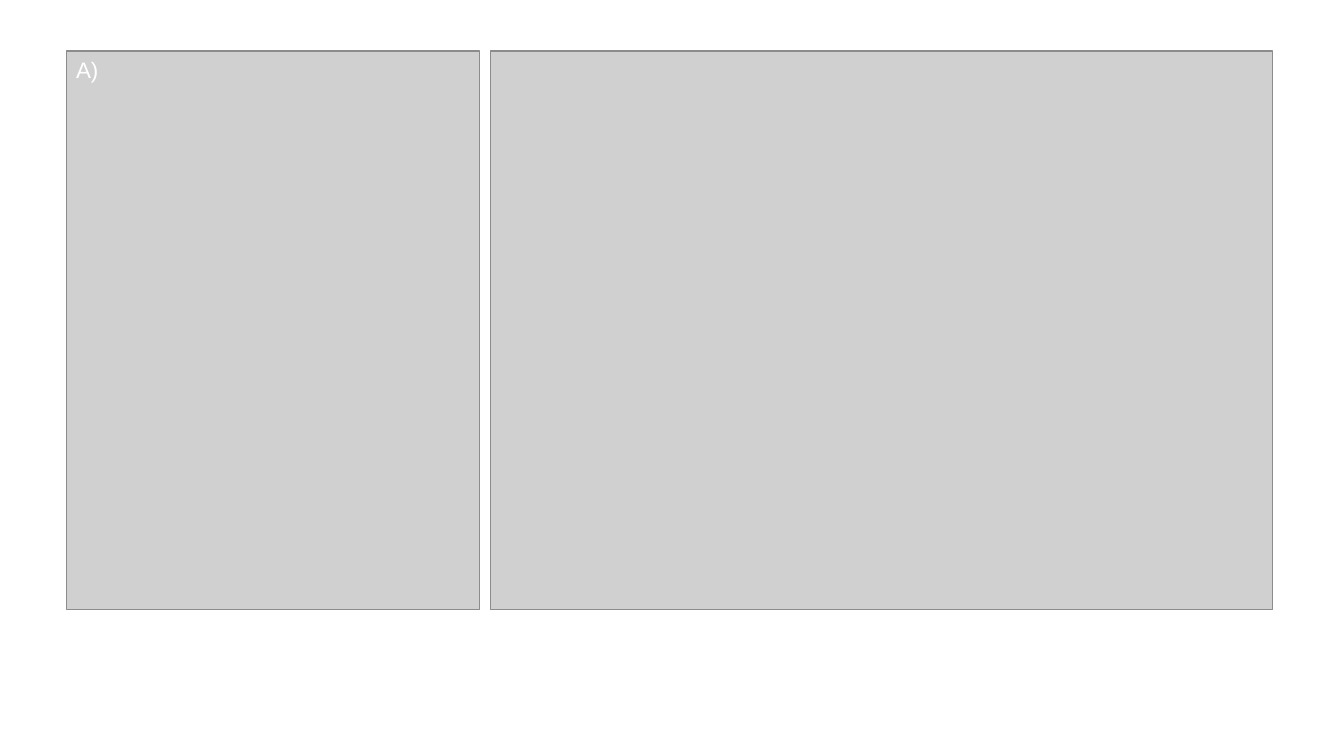
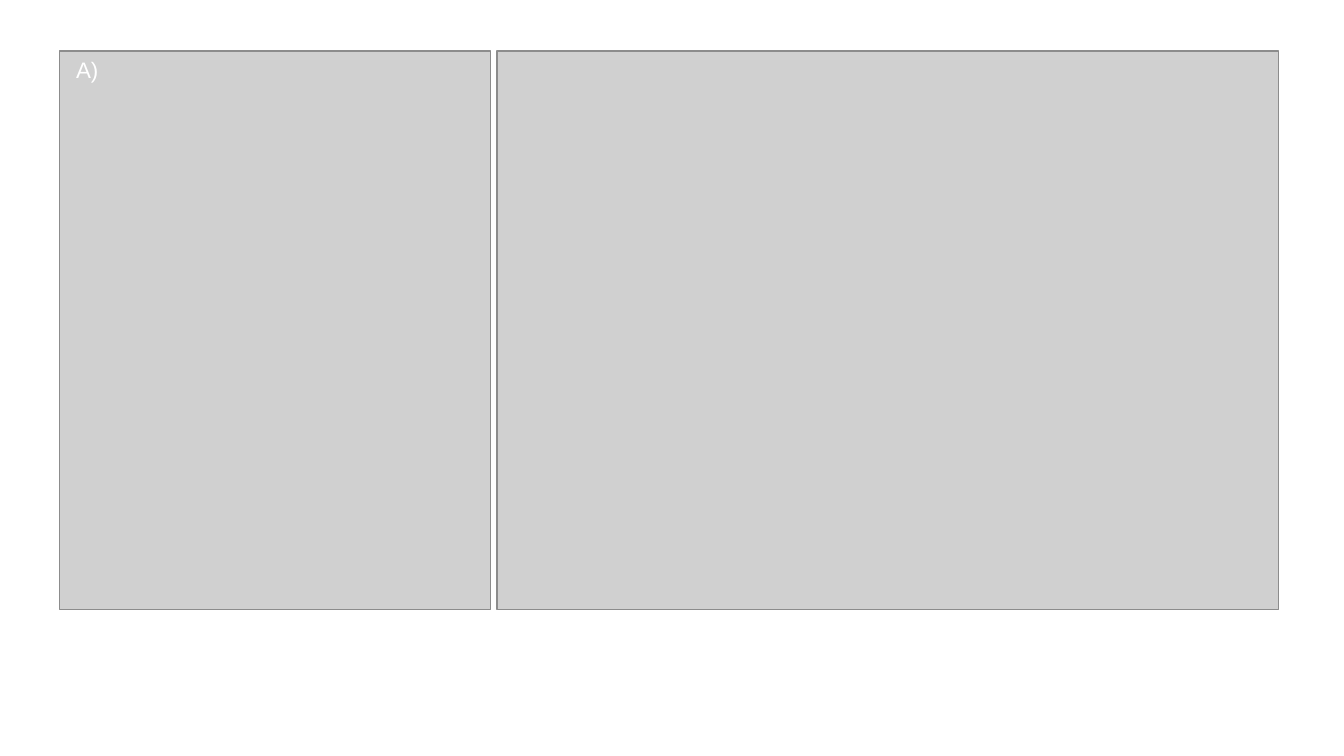
Before and after one commit to cont-limno/SplashNBurn, a slide deck: slide 1 of Figures/CombineMapBarplot.pptx. Drawn at 1344x756 pixels with LibreOffice and Linux fonts; fonts in the diff are those of the drawing; grey boxes stand for pictures. Boxes give left, top, right and bottom in pixels: in the first picture for what was removed or moved away, otherwise in the second. Text is boxed around its words. In the diff, an @@ line names an element or a change of style, - is before the commit and + after.

```diff
--- a/Figures/CombineMapBarplot.pptx
+++ b/Figures/CombineMapBarplot.pptx
@@ picture: place and size @@
-picture at [67,51,480,610]
+picture at [59,51,491,610]
@@ picture: place and size @@
-picture at [491,51,1272,610]
+picture at [497,51,1278,610]
```
Also in this commit, not shown: 3 other files.
